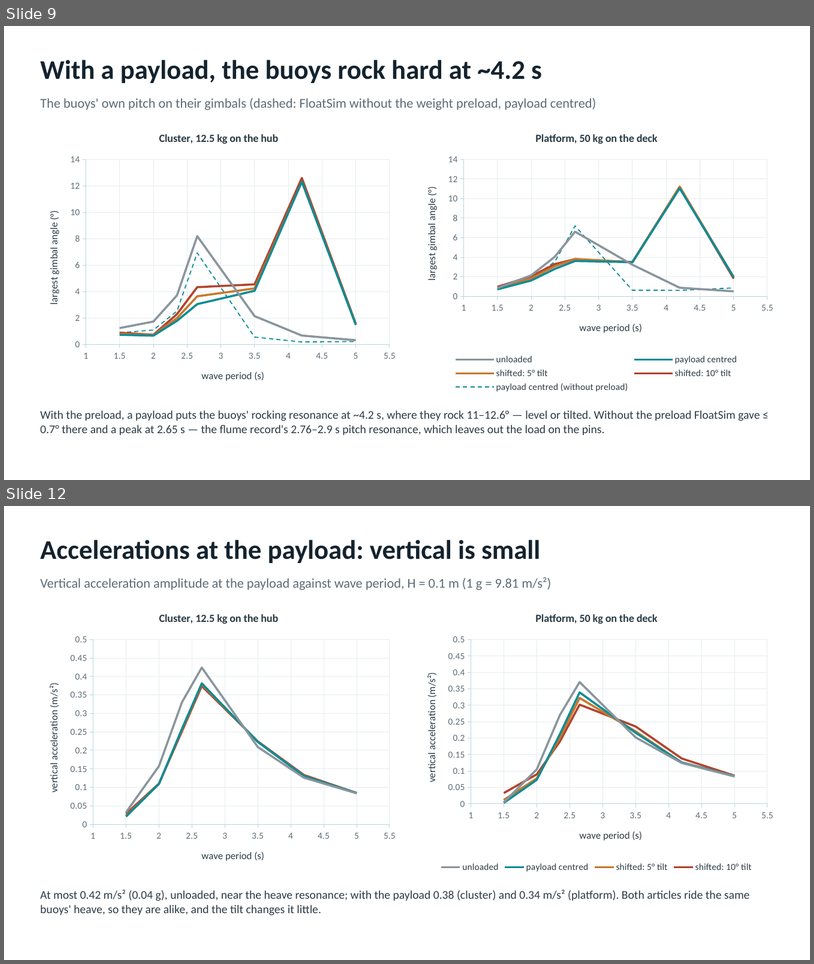
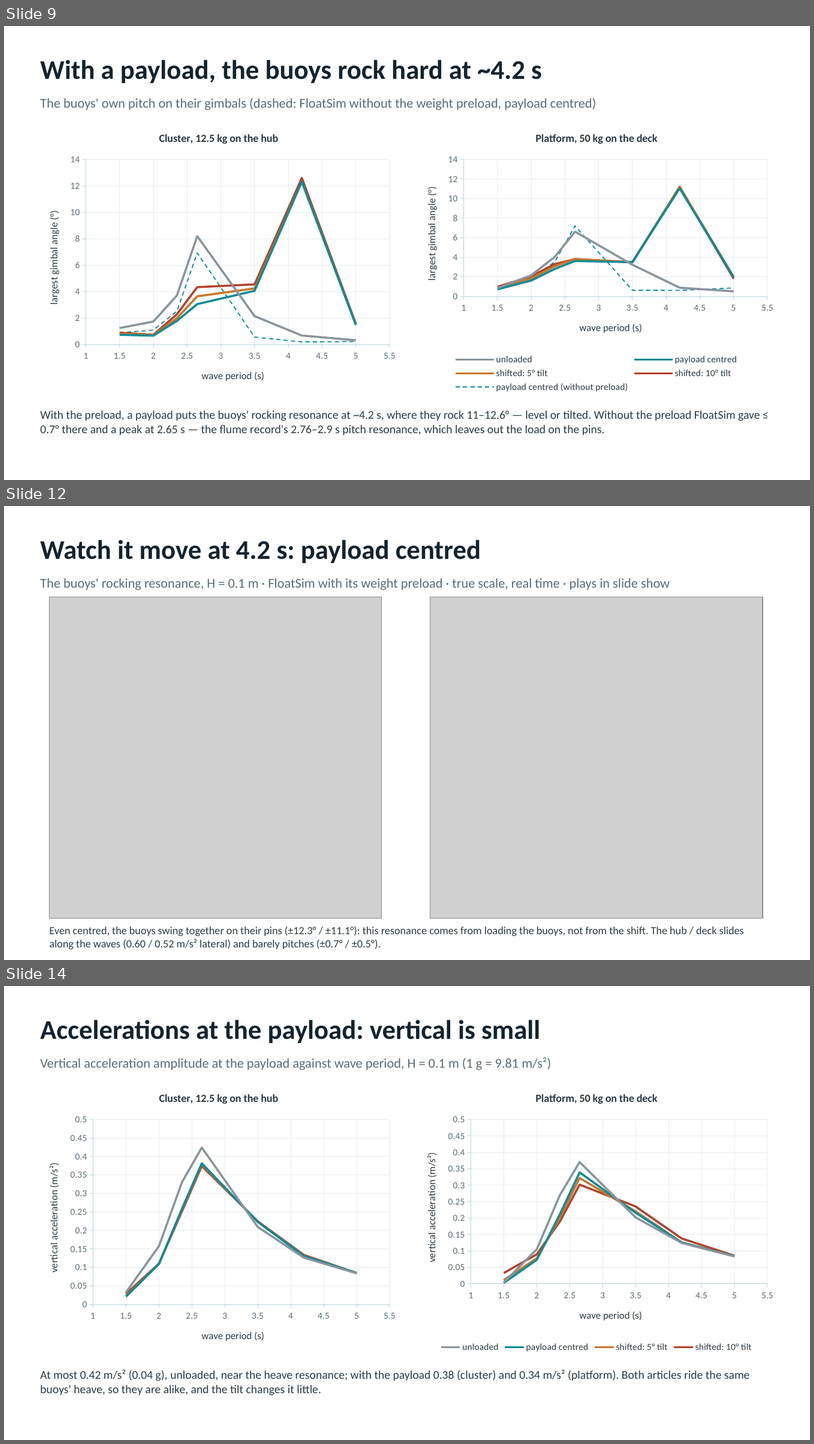
Before and after one commit to xabi80/HSP, a slide deck: studies/Payload_tilt_in_waves.pptx. Shown one above the other, each under a label of ours: slides 9 and 12 before the commit, slides 9, 12 and 14 after it; the slides between them are not shown. The pictures are 814x964 and 814x1444 pixels, drawn with LibreOffice and Linux fonts; fonts in the diff are those of the drawing; grey boxes stand for pictures. Boxes give left, top, right and bottom in pixels: in the first picture for what was removed or moved away, otherwise in the second. Text is boxed around its words. In the diff, an @@ line names an element or a change of style, - is before the commit and + after.

```diff
--- a/studies/Payload_tilt_in_waves.pptx
+++ b/studies/Payload_tilt_in_waves.pptx
@@ slide 12 added at (4,506,810,960), background #FFFFFF @@
@@ text added at (40,540,481,563), 32 pt, text #14232E, bold @@
+Watch it move at 4.2 s: payload centred
@@ text added at (40,578,670,590), 16 pt, text #5C6B75 @@
+The buoys' rocking resonance, H = 0.1 m · FloatSim with its weight preload · true scale, real time · plays in slide show
@@ picture added at (50,597,382,918) @@
@@ picture added at (431,597,763,918) @@
@@ text added at (50,926,744,949), 13 pt, text #2B3A44 @@
+Even centred, the buoys swing together on their pins (±12.3° / ±11.1°): this resonance comes from loading the buoys, not from the shift. The hub / deck slides along the waves (0.60 / 0.52 m/s² lateral) and barely pitches (±0.7° / ±0.5°).
@@ what was slide 12 is now slide 14 @@
```
Also in this commit, not shown: 2 slides changed, 1 other slide added, 13 other files.
